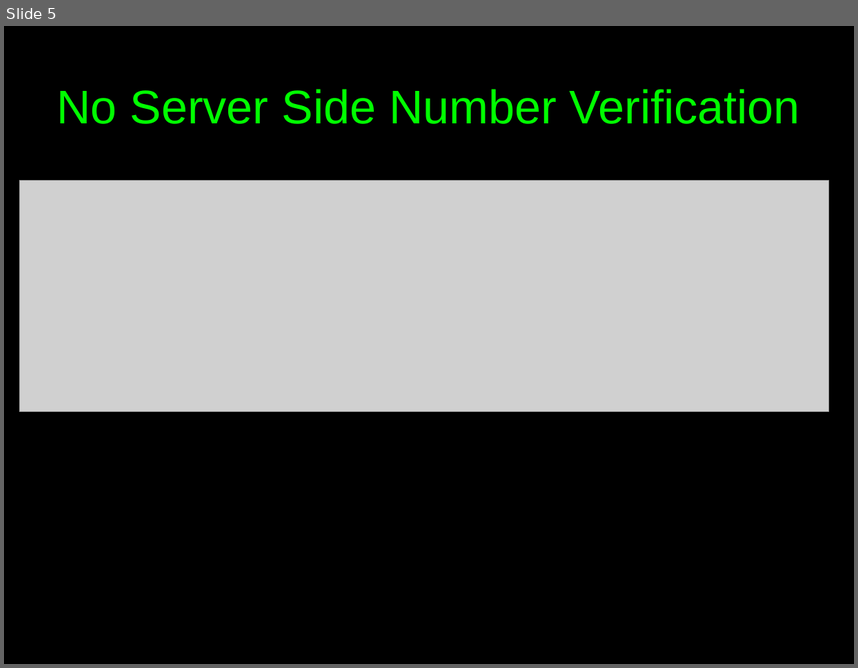
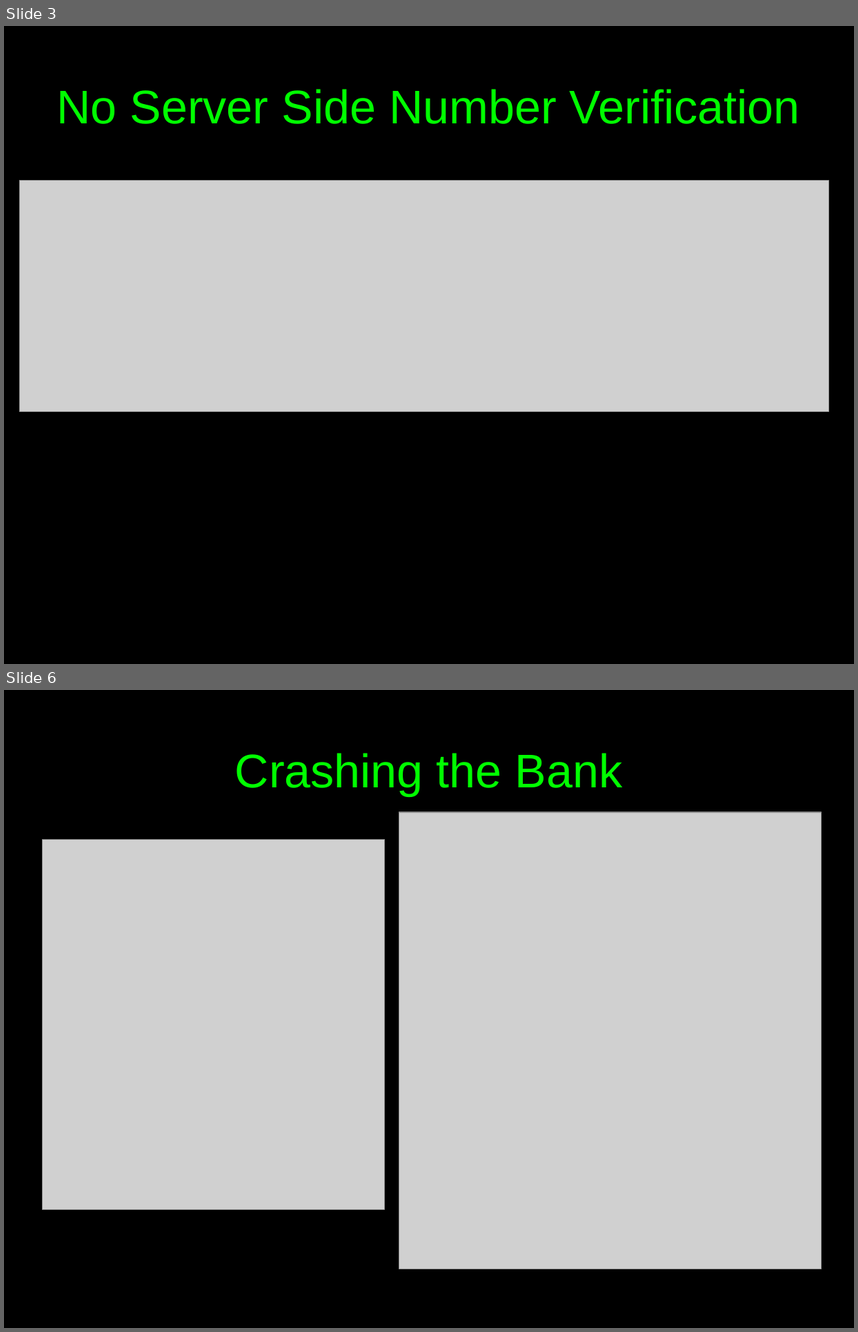
Before and after one commit to c00w/Crypto-Final-Project, a slide deck: Attack Presentation.odp. Shown one above the other, each under a label of ours: slide 5 before the commit, slides 3 and 6 after it; the slides between them are not shown. The pictures are 858x668 and 858x1332 pixels, drawn with LibreOffice and Linux fonts; fonts in the diff are those of the drawing; grey boxes stand for pictures. Boxes give left, top, right and bottom in pixels: in the first picture for what was removed or moved away, otherwise in the second. Text is boxed around its words. In the diff, an @@ line names an element or a change of style, - is before the commit and + after.

```diff
--- a/Attack Presentation.odp
+++ b/Attack Presentation.odp
@@ slide 6 added at bbox=[4, 690, 854, 1328], background #000000 @@
@@ title added at bbox=[235, 753, 623, 796], 44 pt, text #00FF00 @@
+Crashing the Bank
@@ picture added at bbox=[399, 812, 822, 1268] @@
@@ picture added at bbox=[43, 839, 385, 1209] @@
@@ what was slide 5 is now slide 3 @@
```
Also in this commit, not shown: 1 slide changed, 6 other slides added, 5 slides removed, 1 other file.
